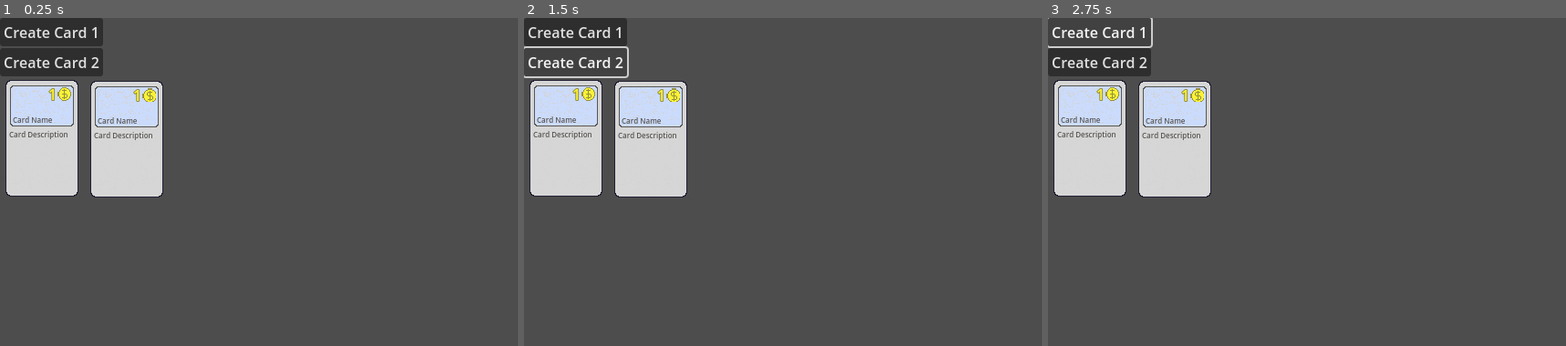
Above: before the commit, frames 1-3 (left to right).
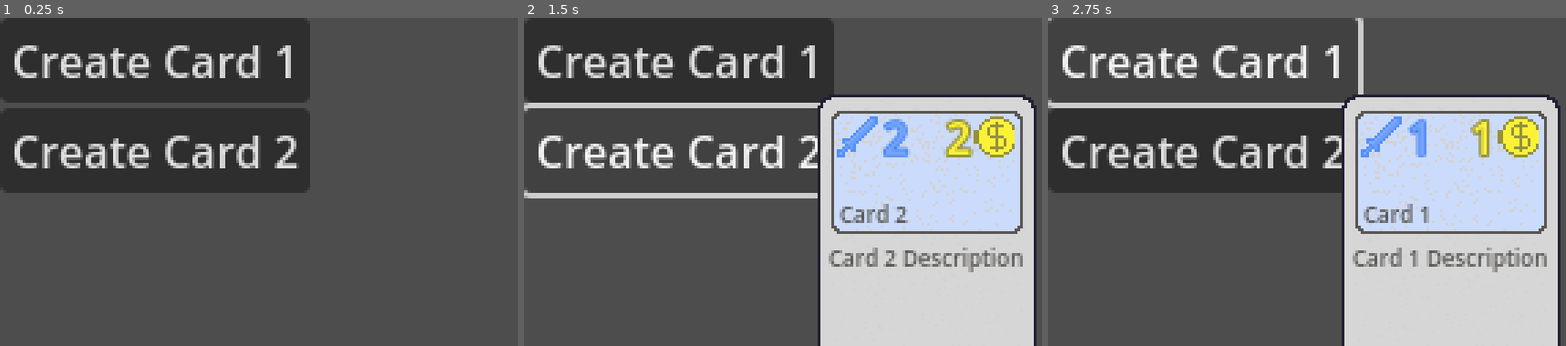
Above: after the commit, the same moments.

Repository: zcbntr/bucinum
Game: Godot game, scene res://scenes/deck_and_hand.tscn
Same seed, same stepped clock (60 frames per second), same inputs: the game is played once before the commit and once after it.
Inputs:
- Up to frame 1 (0.25 s): no input
- Up to frame 2 (1.5 s): click "Create Card 1" at 0.5 s; click "Create Card 2" at 1.25 s
- Up to frame 3 (2.75 s): click "Create Card 1" at 2 s

The runs differ from the first frame. In frame 1, 28% of the frame differs, in the area x 0-60%, y 0-55%; in frame 2, 53%, in the area x 0-99%, y 0-100%; in frame 3, 51%.
Error before the commit: Invalid call. Nonexistent function 'add_entity' in base 'Node2D'. (res://scripts/deck_and_hand.gd:18)

Commit message:
Spawn cards

Diff:
--- a/project.godot
+++ b/project.godot
@@ -20,6 +20,8 @@
 window/size/viewport_width=640
 window/size/viewport_height=360
 window/stretch/mode="viewport"
+window/stretch/scale=3.0
+window/stretch/scale_mode="integer"
 
 [rendering]
 
--- a/scenes/card.tscn
+++ b/scenes/card.tscn
@@ -1,8 +1,9 @@
-[gd_scene load_steps=7 format=3 uid="uid://bx5c4krg53dfq"]
+[gd_scene load_steps=9 format=3 uid="uid://bx5c4krg53dfq"]
 
 [ext_resource type="Texture2D" uid="uid://olm70ph31u5g" path="res://sprites/card-placeholder.png" id="1_epeui"]
 [ext_resource type="Script" path="res://scripts/card.gd" id="1_q183m"]
 [ext_resource type="Texture2D" uid="uid://rdmrhc6lahfq" path="res://sprites/coin-placeholder.png" id="2_gidyd"]
+[ext_resource type="Texture2D" uid="uid://bdiw6mgjloxjw" path="res://sprites/damage-placeholder.png" id="4_wpd2g"]
 
 [sub_resource type="LabelSettings" id="LabelSettings_6a1tc"]
 font_color = Color(0.984314, 0.94902, 0.211765, 1)
@@ -18,6 +19,11 @@
 [sub_resource type="LabelSettings" id="LabelSettings_qwjnx"]
 font_size = 8
 font_color = Color(0.345098, 0.337255, 0.321569, 1)
+
+[sub_resource type="LabelSettings" id="LabelSettings_4oqj5"]
+font_color = Color(0.458824, 0.647059, 0.980392, 1)
+outline_size = 3
+outline_color = Color(0.263618, 0.504675, 0.943998, 1)
 
 [node name="Card" type="Node2D"]
 script = ExtResource("1_q183m")
@@ -62,3 +68,17 @@
 offset_bottom = 13.0
 text = "text"
 label_settings = SubResource("LabelSettings_qwjnx")
+
+[node name="DamageDisplay" type="Node2D" parent="."]
+
+[node name="DamageLbl" type="Label" parent="DamageDisplay"]
+offset_left = -16.0
+offset_top = -60.0
+offset_right = 4.0
+offset_bottom = -37.0
+text = "2"
+label_settings = SubResource("LabelSettings_4oqj5")
+
+[node name="DamageBaseSprite" type="Sprite2D" parent="DamageDisplay"]
+position = Vector2(-25, -48)
+texture = ExtResource("4_wpd2g")
--- a/scenes/deck_and_hand.tscn
+++ b/scenes/deck_and_hand.tscn
@@ -1,6 +1,5 @@
-[gd_scene load_steps=3 format=3 uid="uid://pa0j5wu1w7du"]
+[gd_scene load_steps=2 format=3 uid="uid://pa0j5wu1w7du"]
 
-[ext_resource type="PackedScene" uid="uid://bx5c4krg53dfq" path="res://scenes/card.tscn" id="1_dbb7k"]
 [ext_resource type="Script" path="res://scripts/deck_and_hand.gd" id="1_fdv7r"]
 
 [node name="DeckAndHand" type="Node2D"]
@@ -8,17 +7,12 @@
 
 [node name="CanvasLayer" type="CanvasLayer" parent="."]
 
-[node name="Card2" parent="CanvasLayer" instance=ExtResource("1_dbb7k")]
-position = Vector2(139, 133)
-
-[node name="Card" parent="CanvasLayer" instance=ExtResource("1_dbb7k")]
-position = Vector2(46, 132)
-
 [node name="Spawn" type="Node2D" parent="CanvasLayer"]
+position = Vector2(147, 92)
 
 [node name="CreateCard1Button" type="Button" parent="."]
-offset_right = 8.0
-offset_bottom = 8.0
+offset_right = 113.0
+offset_bottom = 31.0
 text = "Create Card 1
 "
 
@@ -29,3 +23,4 @@
 text = "Create Card 2"
 
 [connection signal="pressed" from="CreateCard1Button" to="." method="_on_create_card_1_button_pressed"]
+[connection signal="pressed" from="CreateCard2Button" to="." method="_on_create_card_2_button_pressed"]
--- a/scripts/card.gd
+++ b/scripts/card.gd
@@ -4,17 +4,21 @@
 @export var card_name: String = "Card Name"
 @export var card_description: String = "Card Description"
 @export var card_cost: int = 1
+@export var card_damage: int = 1
 @export var card_image: Node2D
 
 @onready var cost_lbl: Label = $CostDisplay/CostLbl
+@onready var damage_lbl: Label = $DamageDisplay/DamageLbl
 @onready var name_lbl: Label = $NameDisplay/NameLbl
 @onready var description_lbl: Label = $CardDescription
 
 # Called when the node enters the scene tree for the first time.
 func _ready() -> void:
 	set_card_cost(card_cost)
+	set_card_damage(card_damage)
 	set_card_name(card_name)
 	set_card_description(card_description)
+	visible = false
 
 func set_card_name(_name: String) -> void:
 	card_name = _name
@@ -24,6 +28,10 @@
 	card_cost = _cost
 	cost_lbl.set_text(str(_cost))
 
+func set_card_damage(_damage: int) -> void:
+	card_damage = _damage
+	damage_lbl.set_text(str(_damage))
+
 func set_card_description(_description: String) -> void:
 	card_description = _description
 	description_lbl.set_text(_description)
--- a/scripts/deck_and_hand.gd
+++ b/scripts/deck_and_hand.gd
@@ -15,7 +15,20 @@
 
 func _on_create_card_1_button_pressed() -> void:
 	var card = card_scene.instantiate()
-	spawn_point.add_entity(card)
+	spawn_point.add_child(card)
 	card.set_card_name("Card 1")
-	card.set_card_cost("1")
+	card.set_card_cost(1)
+	card.set_card_damage(1)
 	card.set_card_description("Card 1 Description")
+	card.visible = true
+
+
+
+func _on_create_card_2_button_pressed() -> void:
+	var card = card_scene.instantiate()
+	spawn_point.add_child(card)
+	card.set_card_name("Card 2")
+	card.set_card_cost(2)
+	card.set_card_damage(2)
+	card.set_card_description("Card 2 Description")
+	card.visible = true
Binary file added: sprites/damage-placeholder.png
Not shown, added: sprites/damage-placeholder.png.import
